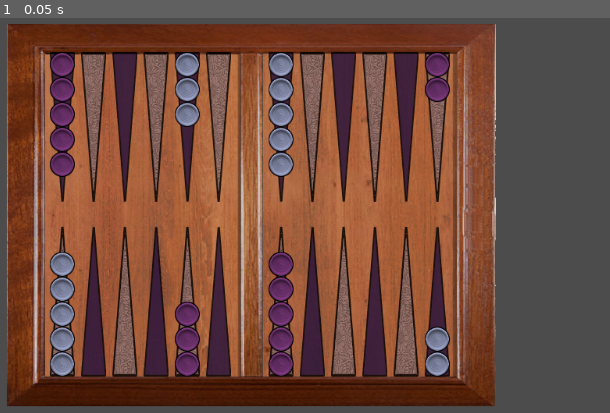
Above: before the commit, frame 1.
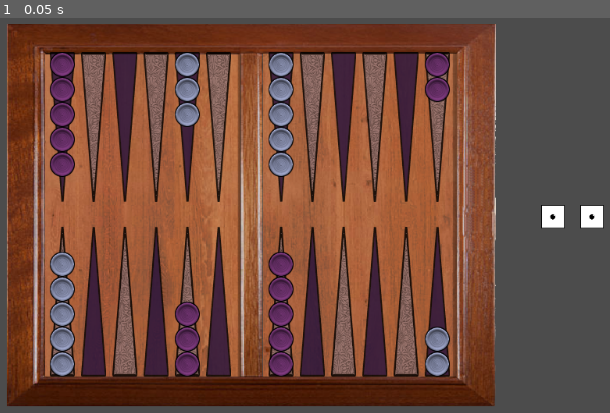
Above: after the commit, the same moment.

Repository: 2BytesGoat/godot-backgammon
Game: Godot game, scene res://Main.tscn
Two runs of this game, one before a commit and one after it. Both use one fixed random seed, a clock stepped at 60 frames per second and the inputs below.
Inputs:
- Up to frame 1 (0.05 s): no input

The runs differ from the first frame. In frame 1, 0.4% of the frame differs, in the area x 88-100%, y 47-54%.

Commit message:
Added dice roll

Diff:
--- /dev/null
+++ b/godot3/Board.tscn
@@ -0,0 +1,35 @@
+[gd_scene load_steps=5 format=2]
+
+[ext_resource path="res://static/checkers-tileset.tres" type="TileSet" id=1]
+[ext_resource path="res://static/patterns-tileset.tres" type="TileSet" id=2]
+[ext_resource path="res://Board.gd" type="Script" id=3]
+[ext_resource path="res://assets/background.png" type="Texture" id=4]
+
+[node name="Board" type="Node2D"]
+position = Vector2( 266, 54 )
+script = ExtResource( 3 )
+__meta__ = {
+"_edit_group_": true
+}
+
+[node name="TextureRect" type="TextureRect" parent="."]
+modulate = Color( 0.894118, 0.894118, 0.894118, 1 )
+margin_left = -55.0
+margin_top = -4.0
+margin_right = 571.0
+margin_bottom = 486.0
+texture = ExtResource( 4 )
+expand = true
+
+[node name="BoardPattern" type="TileMap" parent="."]
+tile_set = ExtResource( 2 )
+cell_size = Vector2( 20, 32 )
+format = 1
+tile_data = PoolIntArray( 65536, 3, 0, 65538, 1, 0, 65540, 3, 0, 65542, 1, 0, 65544, 3, 0, 65546, 1, 0, 65550, 3, 0, 65552, 1, 0, 65554, 3, 0, 65556, 1, 0, 65558, 3, 0, 65560, 1, 0, 524288, 0, 0, 524290, 2, 0, 524292, 0, 0, 524294, 2, 0, 524296, 0, 0, 524298, 2, 0, 524302, 0, 0, 524304, 2, 0, 524306, 0, 0, 524308, 2, 0, 524310, 0, 0, 524312, 2, 0 )
+
+[node name="Checkers" type="TileMap" parent="."]
+position = Vector2( 6, 32 )
+tile_set = ExtResource( 1 )
+cell_size = Vector2( 20, 32 )
+centered_textures = true
+format = 1
--- /dev/null
+++ b/godot3/Dice.gd
@@ -0,0 +1,17 @@
+extends Node2D
+
+onready var dice = [
+	get_node("Die1"),
+	get_node("Die2")
+]
+
+func _on_DiceRollbox_input_event(viewport, event, shape_idx):
+	if Input.is_action_pressed("left_click"):
+		for die in dice:
+			die.roll_die()
+
+func get_values():
+	var values = []
+	for die in dice:
+		values.append(die.get_value())
+	return values
--- /dev/null
+++ b/godot3/Die.gd
@@ -0,0 +1,14 @@
+extends Node2D
+
+onready var die_sprite = get_node("DieSprite")
+onready var timer = get_node("Timer")
+onready var max_die_faces = die_sprite.hframes
+
+func roll_die():
+	for _i in range(5):
+		die_sprite.frame = randi() % max_die_faces
+		timer.start()
+		yield(timer, "timeout")
+
+func get_value():
+	return die_sprite.frame + 1
--- /dev/null
+++ b/godot3/Die.tscn
@@ -0,0 +1,18 @@
+[gd_scene load_steps=3 format=2]
+
+[ext_resource path="res://assets/dice.png" type="Texture" id=1]
+[ext_resource path="res://Die.gd" type="Script" id=2]
+
+[node name="Die" type="Node2D"]
+script = ExtResource( 2 )
+
+[node name="DieSprite" type="Sprite" parent="."]
+position = Vector2( 55, 50 )
+scale = Vector2( 0.3, 0.3 )
+texture = ExtResource( 1 )
+offset = Vector2( -183.333, -166.667 )
+hframes = 6
+
+[node name="Timer" type="Timer" parent="."]
+wait_time = 0.1
+one_shot = true
--- a/godot3/Main.tscn
+++ b/godot3/Main.tscn
@@ -1,37 +1,30 @@
 [gd_scene load_steps=5 format=2]
 
-[ext_resource path="res://static/checkers-tileset.tres" type="TileSet" id=1]
-[ext_resource path="res://static/patterns-tileset.tres" type="TileSet" id=2]
-[ext_resource path="res://assets/background.png" type="Texture" id=4]
-[ext_resource path="res://Board.gd" type="Script" id=5]
+[ext_resource path="res://Board.tscn" type="PackedScene" id=1]
+[ext_resource path="res://Die.tscn" type="PackedScene" id=2]
+[ext_resource path="res://Dice.gd" type="Script" id=3]
+
+[sub_resource type="RectangleShape2D" id=1]
+extents = Vector2( 39, 14.5 )
 
 [node name="Main" type="Node2D"]
 
-[node name="Board" type="Node2D" parent="."]
-position = Vector2( 266, 54 )
-script = ExtResource( 5 )
-__meta__ = {
-"_edit_group_": true
-}
+[node name="Board" parent="." instance=ExtResource( 1 )]
 
-[node name="TextureRect" type="TextureRect" parent="Board"]
-modulate = Color( 0.894118, 0.894118, 0.894118, 1 )
-margin_left = -55.0
-margin_top = -4.0
-margin_right = 571.0
-margin_bottom = 486.0
-texture = ExtResource( 4 )
-expand = true
+[node name="Dice" type="Node2D" parent="."]
+position = Vector2( 935, 297 )
+script = ExtResource( 3 )
 
-[node name="BoardPattern" type="TileMap" parent="Board"]
-tile_set = ExtResource( 2 )
-cell_size = Vector2( 20, 32 )
-format = 1
-tile_data = PoolIntArray( 65536, 3, 0, 65538, 1, 0, 65540, 3, 0, 65542, 1, 0, 65544, 3, 0, 65546, 1, 0, 65550, 3, 0, 65552, 1, 0, 65554, 3, 0, 65556, 1, 0, 65558, 3, 0, 65560, 1, 0, 524288, 0, 0, 524290, 2, 0, 524292, 0, 0, 524294, 2, 0, 524296, 0, 0, 524298, 2, 0, 524302, 0, 0, 524304, 2, 0, 524306, 0, 0, 524308, 2, 0, 524310, 0, 0, 524312, 2, 0 )
+[node name="DiceRollbox" type="Area2D" parent="Dice"]
 
-[node name="Checkers" type="TileMap" parent="Board"]
-position = Vector2( 6, 32 )
-tile_set = ExtResource( 1 )
-cell_size = Vector2( 20, 32 )
-centered_textures = true
-format = 1
+[node name="CollisionShape2D" type="CollisionShape2D" parent="Dice/DiceRollbox"]
+position = Vector2( 0, -0.5 )
+shape = SubResource( 1 )
+
+[node name="Die1" parent="Dice" instance=ExtResource( 2 )]
+position = Vector2( -25, 0 )
+
+[node name="Die2" parent="Dice" instance=ExtResource( 2 )]
+position = Vector2( 25, 0 )
+
+[connection signal="input_event" from="Dice/DiceRollbox" to="Dice" method="_on_DiceRollbox_input_event"]
--- a/godot3/project.godot
+++ b/godot3/project.godot
@@ -42,6 +42,14 @@
 "svg/scale": 1.0
 }
 
+[input]
+
+left_click={
+"deadzone": 0.5,
+"events": [ Object(InputEventMouseButton,"resource_local_to_scene":false,"resource_name":"","device":0,"alt":false,"shift":false,"control":false,"meta":false,"command":false,"button_mask":0,"position":Vector2( 0, 0 ),"global_position":Vector2( 0, 0 ),"factor":1.0,"button_index":1,"pressed":false,"doubleclick":false,"script":null)
+ ]
+}
+
 [physics]
 
 common/enable_pause_aware_picking=true
Binary file added: godot3/assets/dice.png
